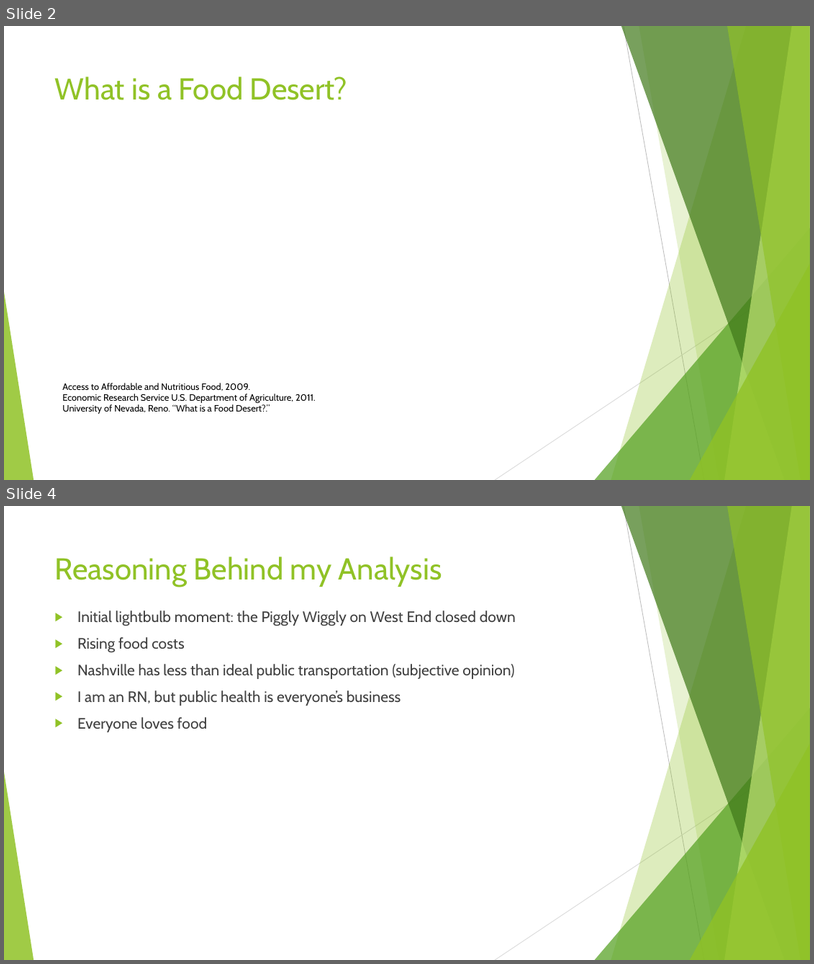
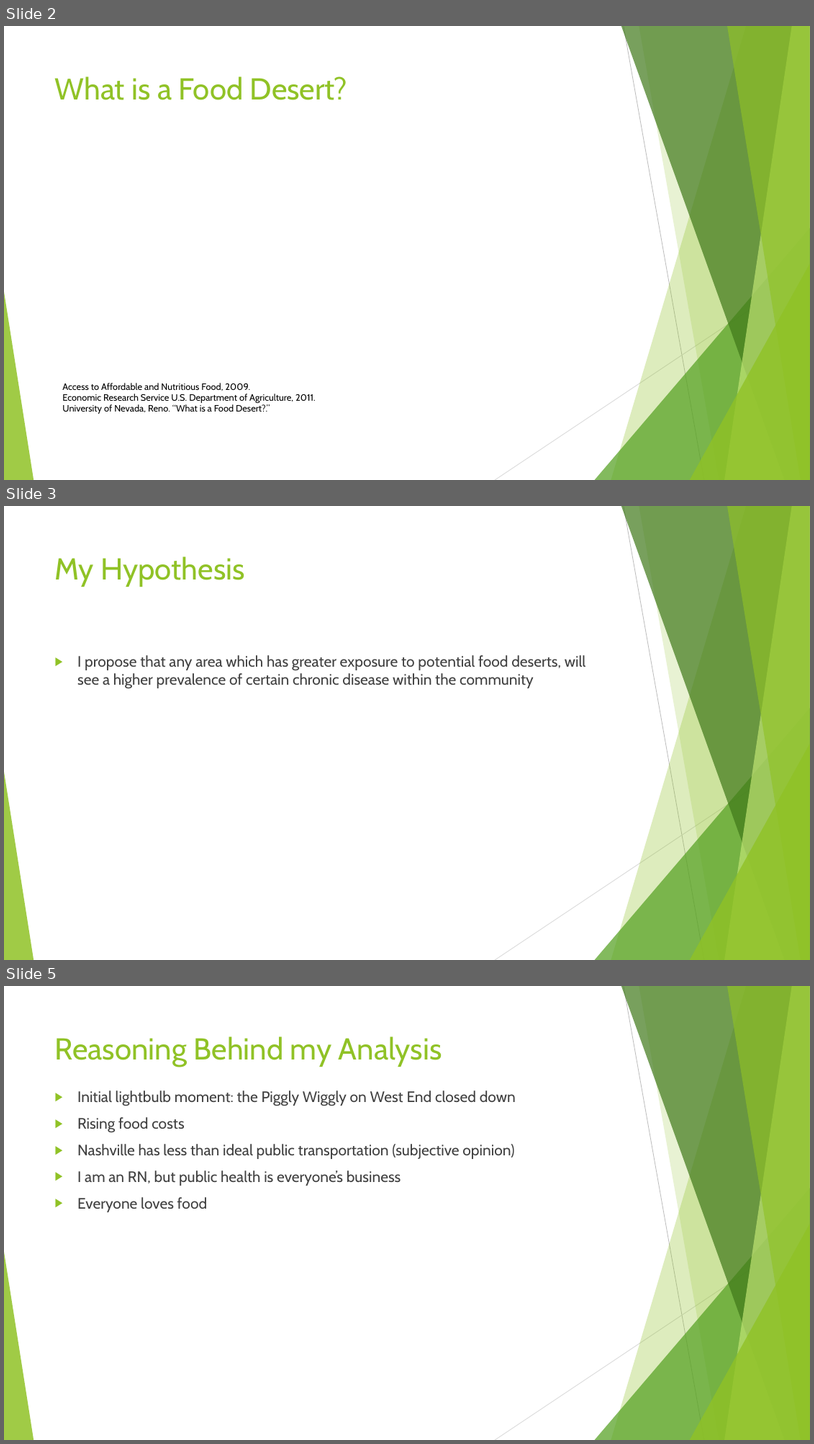
Before and after one commit to latestnight/capstone, a slide deck: food_desert_pp.pptx. Shown one above the other, each under a label of ours: slides 2 and 4 before the commit, slides 2, 3 and 5 after it; the slides between them are not shown. The pictures are 814x964 and 814x1444 pixels, drawn with LibreOffice and Linux fonts; fonts in the diff are those of the drawing; grey boxes stand for pictures. Boxes give left, top, right and bottom in pixels: in the first picture for what was removed or moved away, otherwise in the second. Text is boxed around its words. In the diff, an @@ line names an element or a change of style, - is before the commit and + after.

```diff
--- a/food_desert_pp.pptx
+++ b/food_desert_pp.pptx
@@ slide 3 added at <box>4,506,810,960</box>, background #FFFFFF; not listed: 10 template elements that a slide beside it also shows @@
@@ title added at <box>55,556,244,587</box>, 36 pt, text #90C226 @@
+My Hypothesis
@@ text added at <box>77,655,586,688</box>, 18 pt, text #404040 @@
+▶ I propose that any area which has greater exposure to potential food deserts, will see a higher prevalence of certain chronic disease within the community
@@ what was slide 4 is now slide 5 @@
```
Also in this commit, not shown: 1 slide changed, 1 other slide added, 2 slides removed, 4 other files.
